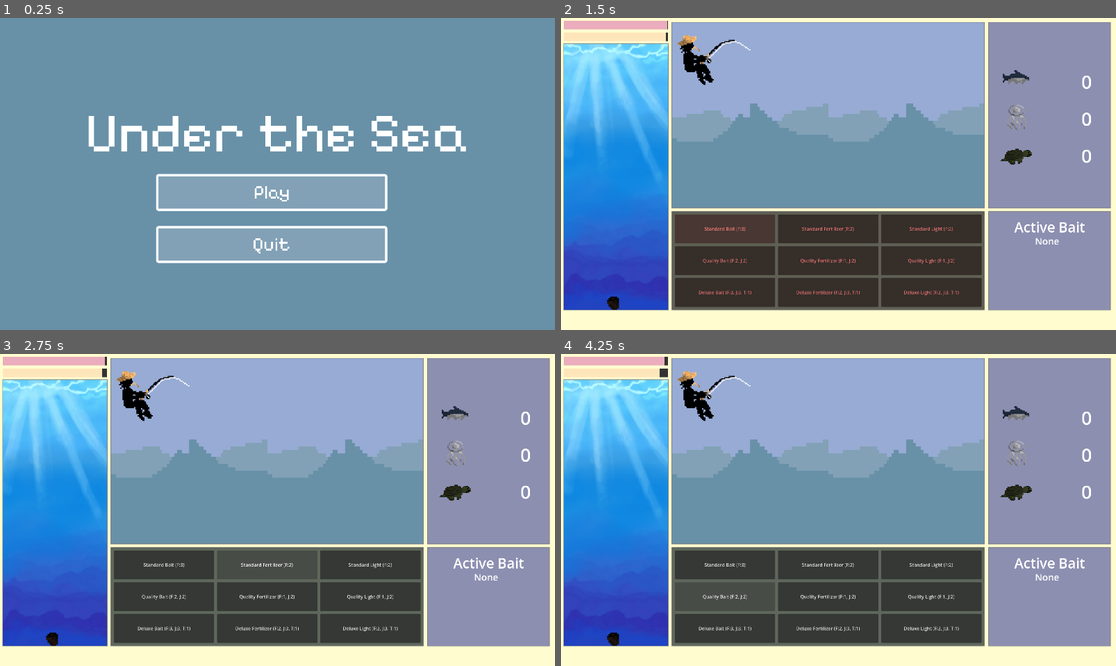
Above: before the commit, frames 1-4 (two rows, left to right).
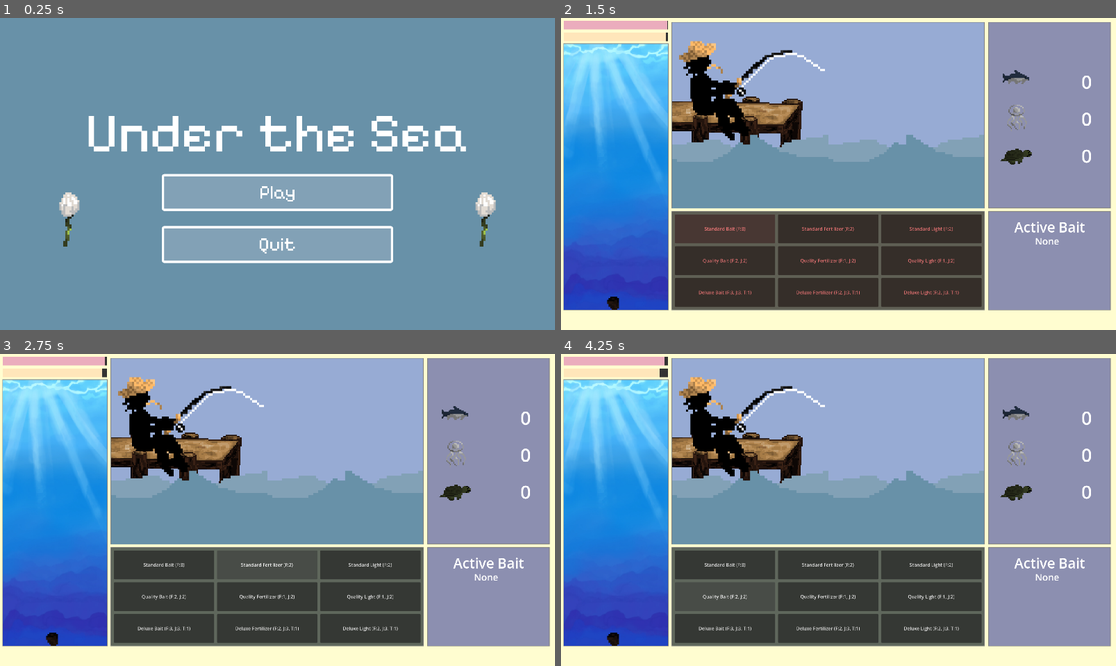
Above: after the commit, the same moments.

Repository: wondertrash/underthesea
Game: Godot game, scene res://mainmenu.tscn
The game is run twice, just before and just after one commit, with the same random seed, the same clock (stepped at 60 frames per second) and the same inputs.
Inputs:
- Up to frame 1 (0.25 s): no input
- Up to frame 2 (1.5 s): click "Play" at 0.5 s; click "Standard Bait (F:3)" at 1.25 s
- Up to frame 3 (2.75 s): click "Standard Fertilizer (F:2)" at 2 s
- Up to frame 4 (4.25 s): click "Standard Light (F:2)" at 2.75 s; click "Quality Bait (F:2, J:2)" at 3.5 s

The runs differ from the first frame. In frame 1, 1.6% of the frame differs, in the area x 10-90%, y 49-79%; in frame 2, 9.7%, in the area x 20-77%, y 5-62%; in frame 3, 9.7%; in frame 4, 9.7%.

Commit message:
added dock

Diff:
--- a/under-the-sea/events.gd
+++ b/under-the-sea/events.gd
@@ -7,8 +7,7 @@
 var is_fishing: bool = false
 var feedback_label: Label
 var fisherman_button: TextureButton
-var wave1: TextureRect
-var wave2: TextureRect
+var dock: TextureRect
 var bait_rates = {
 	"none":     {"fish": 0.60, "jellyfish": 0.10, "turtle": 0.01, "nothing": 0.29},
 	"standard": {"fish": 0.58, "jellyfish": 0.18, "turtle": 0.03, "nothing": 0.21},
@@ -27,37 +26,35 @@
 	border.color = Color(0.5, 0.5, 0.5)
 	border.z_index = -1
 	add_child(border)
+	dock = TextureRect.new()
+	dock.texture = load("res://Assets/dock.png")
+	dock.position = events_position + Vector2(0, 76)
+	dock.size = Vector2(512, 512)
+	dock.stretch_mode = TextureRect.STRETCH_SCALE
+	add_child(dock)
 	fisherman_button = TextureButton.new()
 	fisherman_button.texture_normal = load("res://Assets/fisherman.png")
-	fisherman_button.position = events_position + Vector2(16, 16)
-	fisherman_button.size = Vector2(256, 256)
+	fisherman_button.position = events_position + Vector2(16, 8)
+	fisherman_button.size = Vector2(512, 512)
 	fisherman_button.stretch_mode = TextureButton.STRETCH_KEEP_ASPECT_CENTERED
 	fisherman_button.pressed.connect(_on_fisherman_clicked)
 	add_child(fisherman_button)
-	wave1 = TextureRect.new()
-	wave1.texture = load("res://Assets/wave.png")
-	wave1.position = events_position + Vector2(0, 256)
-	wave1.size = Vector2(270, 384)
-	wave1.stretch_mode = TextureRect.STRETCH_SCALE
-	add_child(wave1)
-	wave2 = TextureRect.new()
-	wave2.texture = load("res://Assets/wave2.png")
-	wave2.position = events_position + Vector2(270, 256)
-	wave2.size = Vector2(270, 384)
-	wave2.stretch_mode = TextureRect.STRETCH_SCALE
-	add_child(wave2)
-	wave1 = TextureRect.new()
-	wave1.texture = load("res://Assets/wave.png")
-	wave1.position = events_position + Vector2(540, 256)
-	wave1.size = Vector2(270, 384)
-	wave1.stretch_mode = TextureRect.STRETCH_SCALE
-	add_child(wave1)
-	wave2 = TextureRect.new()
-	wave2.texture = load("res://Assets/wave2.png")
-	wave2.position = events_position + Vector2(810, 256)
-	wave2.size = Vector2(270, 384)
-	wave2.stretch_mode = TextureRect.STRETCH_SCALE
-	add_child(wave2)
+	var wave_textures = [
+		load("res://Assets/wave.png"),
+		load("res://Assets/wave2.png")
+	]
+	var wave_width = 270
+	var wave_height = 270
+	var wave_y = 372
+	var x = 0
+	while x + wave_width <= events_size.x:
+		var wave = TextureRect.new()
+		wave.texture = wave_textures[(x / wave_width) % 2]
+		wave.position = events_position + Vector2(x, wave_y)
+		wave.size = Vector2(wave_width, wave_height)
+		wave.stretch_mode = TextureRect.STRETCH_SCALE
+		add_child(wave)
+		x += wave_width
 	feedback_label = Label.new()
 	feedback_label.position = events_position + Vector2(380, 320)
 	feedback_label.size = Vector2(300, 40)
--- /dev/null
+++ b/under-the-sea/flower.gd
@@ -0,0 +1,6 @@
+extends Sprite2D
+@onready var flower_anim: AnimationPlayer = $AnimationPlayer
+func _ready() -> void:
+	flower_anim.play("bloom")
+func _process(delta: float) -> void:
+	pass
--- a/under-the-sea/gameover.tscn
+++ b/under-the-sea/gameover.tscn
@@ -86,9 +86,9 @@
 
 [node name="playagain" type="Button" parent="." unique_id=1980460937]
 layout_mode = 0
-offset_left = 540.0
+offset_left = 560.0
 offset_top = 556.0
-offset_right = 1340.0
+offset_right = 1360.0
 offset_bottom = 684.0
 theme_override_colors/font_color = Color(1, 1, 1, 1)
 theme_override_colors/font_pressed_color = Color(1, 1, 1, 1)
@@ -101,9 +101,9 @@
 
 [node name="quit" type="Button" parent="." unique_id=1420552339]
 layout_mode = 0
-offset_left = 540.0
+offset_left = 560.0
 offset_top = 736.0
-offset_right = 1340.0
+offset_right = 1360.0
 offset_bottom = 864.0
 theme_override_colors/font_color = Color(1, 1, 1, 1)
 theme_override_colors/font_pressed_color = Color(1, 1, 1, 1)
--- a/under-the-sea/mainmenu.tscn
+++ b/under-the-sea/mainmenu.tscn
@@ -2,6 +2,11 @@
 
 [ext_resource type="Script" uid="uid://do0syn7oxuyk1" path="res://mainmenu.gd" id="1_cmhrf"]
 [ext_resource type="FontFile" uid="uid://sac3gu7ivysr" path="res://Assets/Pixelify_Sans/static/PixelifySans-Regular.ttf" id="2_d2nv2"]
+[ext_resource type="Texture2D" uid="uid://bi21s25e3ho7b" path="res://Assets/whiteflower/flower1.png" id="3_at6rn"]
+[ext_resource type="Script" uid="uid://br6h6xeaytypr" path="res://flower.gd" id="3_wgsso"]
+[ext_resource type="Texture2D" uid="uid://d1vksyd07enty" path="res://Assets/whiteflower/flower.png" id="5_dihg0"]
+[ext_resource type="Texture2D" uid="uid://b433sg670y5vi" path="res://Assets/whiteflower/flower2.png" id="6_rqglp"]
+[ext_resource type="Texture2D" uid="uid://dcpl5h4hshyf1" path="res://Assets/whiteflower/flower3.png" id="7_0y70q"]
 
 [sub_resource type="LabelSettings" id="LabelSettings_cmhrf"]
 font = ExtResource("2_d2nv2")
@@ -46,6 +51,43 @@
 corner_radius_bottom_left = 8
 corner_detail = 20
 
+[sub_resource type="Animation" id="Animation_qrn07"]
+length = 0.001
+tracks/0/type = "value"
+tracks/0/imported = false
+tracks/0/enabled = true
+tracks/0/path = NodePath(".:texture")
+tracks/0/interp = 1
+tracks/0/loop_wrap = true
+tracks/0/keys = {
+"times": PackedFloat32Array(0),
+"transitions": PackedFloat32Array(1),
+"update": 1,
+"values": [ExtResource("3_at6rn")]
+}
+
+[sub_resource type="Animation" id="Animation_d2nv2"]
+resource_name = "bloom"
+length = 3.0
+tracks/0/type = "value"
+tracks/0/imported = false
+tracks/0/enabled = true
+tracks/0/path = NodePath(".:texture")
+tracks/0/interp = 1
+tracks/0/loop_wrap = true
+tracks/0/keys = {
+"times": PackedFloat32Array(0, 1, 2, 3),
+"transitions": PackedFloat32Array(1, 1, 1, 1),
+"update": 1,
+"values": [ExtResource("5_dihg0"), ExtResource("3_at6rn"), ExtResource("6_rqglp"), ExtResource("7_0y70q")]
+}
+
+[sub_resource type="AnimationLibrary" id="AnimationLibrary_wgsso"]
+_data = {
+&"RESET": SubResource("Animation_qrn07"),
+&"bloom": SubResource("Animation_d2nv2")
+}
+
 [node name="MainMenu" type="Control" unique_id=56784237]
 layout_mode = 3
 anchors_preset = 15
@@ -73,9 +115,9 @@
 
 [node name="play" type="Button" parent="." unique_id=1980460937]
 layout_mode = 0
-offset_left = 540.0
+offset_left = 560.0
 offset_top = 540.0
-offset_right = 1340.0
+offset_right = 1360.0
 offset_bottom = 668.0
 theme_override_colors/font_color = Color(1, 1, 1, 1)
 theme_override_colors/font_pressed_color = Color(1, 1, 1, 1)
@@ -88,9 +130,9 @@
 
 [node name="quit" type="Button" parent="." unique_id=1420552339]
 layout_mode = 0
-offset_left = 540.0
+offset_left = 560.0
 offset_top = 720.0
-offset_right = 1340.0
+offset_right = 1360.0
 offset_bottom = 848.0
 theme_override_colors/font_color = Color(1, 1, 1, 1)
 theme_override_colors/font_pressed_color = Color(1, 1, 1, 1)
@@ -101,5 +143,23 @@
 theme_override_styles/hover = SubResource("StyleBoxFlat_3pujl")
 text = "Quit"
 
+[node name="flower" type="Sprite2D" parent="." unique_id=1822828712]
+position = Vector2(240, 680)
+scale = Vector2(7, 7)
+texture = ExtResource("3_at6rn")
+script = ExtResource("3_wgsso")
+
+[node name="AnimationPlayer" type="AnimationPlayer" parent="flower" unique_id=192618471]
+libraries/ = SubResource("AnimationLibrary_wgsso")
+
+[node name="flower2" type="Sprite2D" parent="." unique_id=212347634]
+position = Vector2(1680, 680)
+scale = Vector2(7, 7)
+texture = ExtResource("3_at6rn")
+script = ExtResource("3_wgsso")
+
+[node name="AnimationPlayer" type="AnimationPlayer" parent="flower2" unique_id=1937567357]
+libraries/ = SubResource("AnimationLibrary_wgsso")
+
 [connection signal="pressed" from="play" to="." method="_on_play_pressed"]
 [connection signal="pressed" from="quit" to="." method="_on_quit_pressed"]
Binary file added: under-the-sea/Assets/dock.png
Not shown, added: under-the-sea/Assets/dock.png.import
Renamed: under-the-sea/Assets/New Piskel-1.png.png -> under-the-sea/Assets/whiteflower/flower.png
Not shown, changed: under-the-sea/Assets/whiteflower/flower.png.import
Renamed: under-the-sea/Assets/New Piskel-2.png.png -> under-the-sea/Assets/whiteflower/flower1.png
Not shown, changed: under-the-sea/Assets/whiteflower/flower1.png.import
Renamed: under-the-sea/Assets/New Piskel-3.png.png -> under-the-sea/Assets/whiteflower/flower2.png
Not shown, changed: under-the-sea/Assets/whiteflower/flower2.png.import
Renamed: under-the-sea/Assets/New Piskel-4.png.png -> under-the-sea/Assets/whiteflower/flower3.png
Not shown, changed: under-the-sea/Assets/whiteflower/flower3.png.import
Not shown, added: under-the-sea/flower.gd.uid
Not shown, added: under-the-sea/lotus.tscn10968813406.tmp
